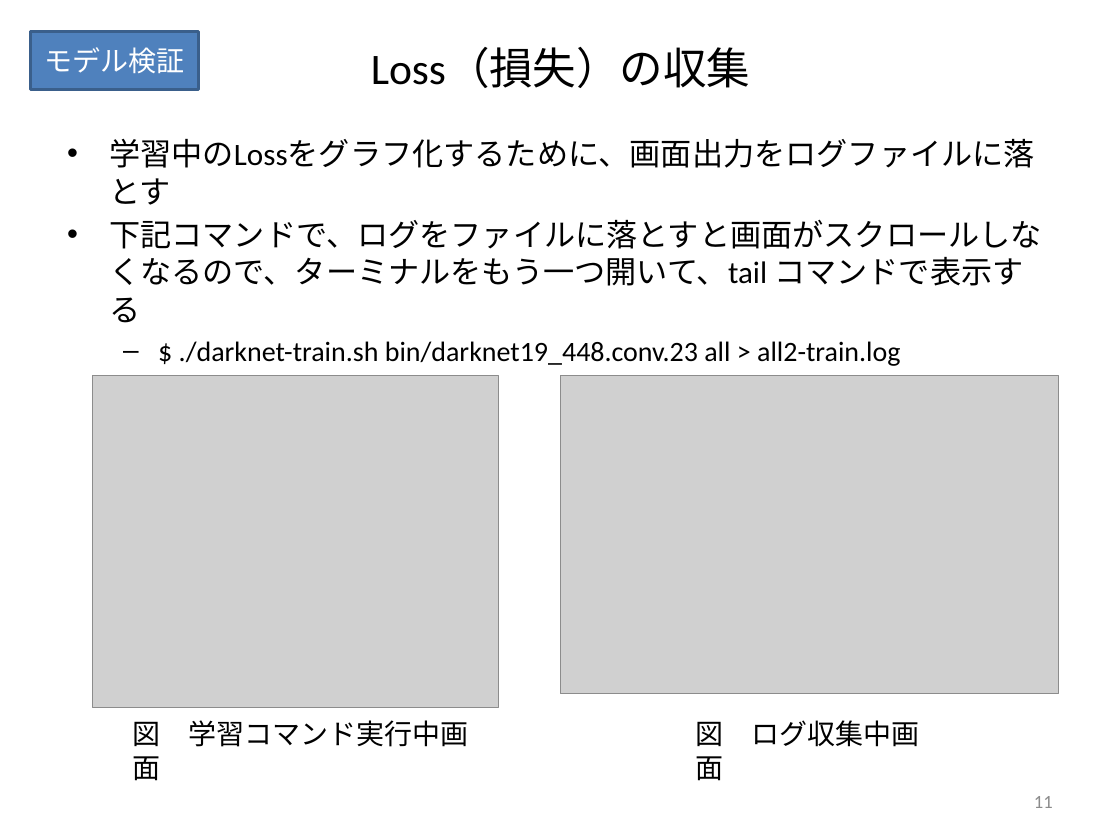
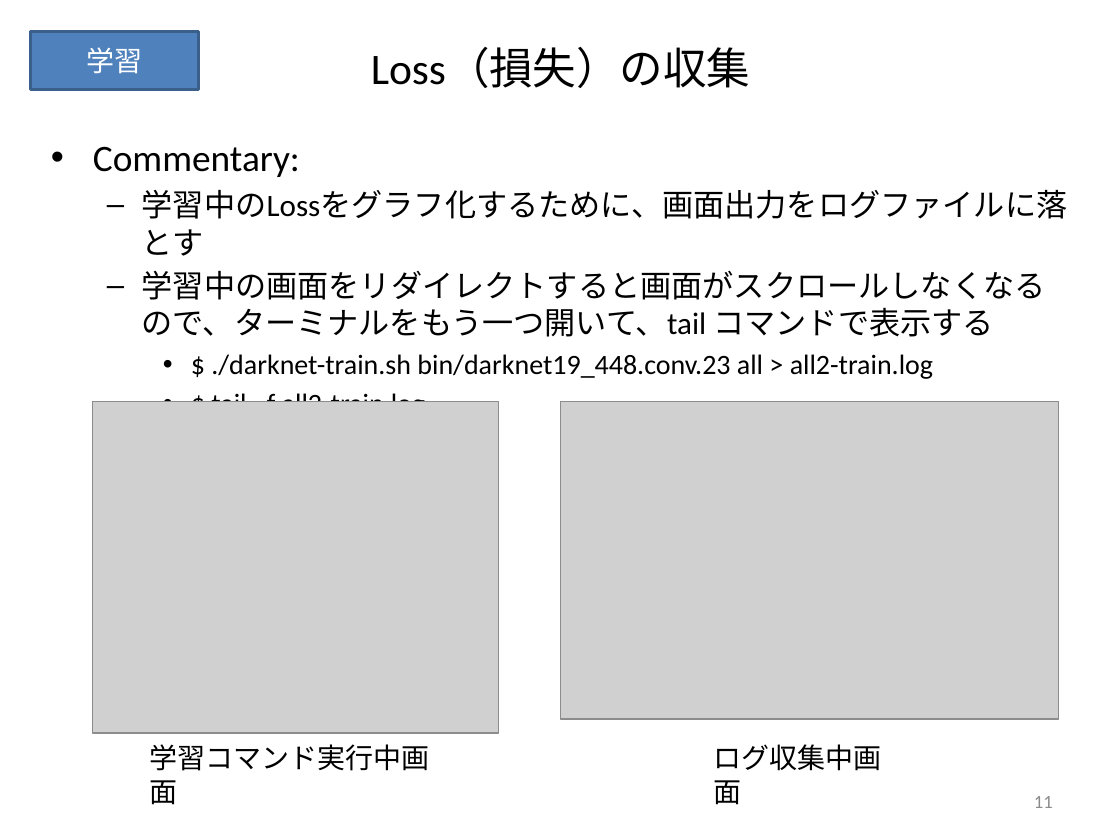
Before and after one commit to keides2/android-yolo-v2, a slide deck: slide 11 of docs/[PPTX] ごみ分別人工知能スマホアプリ作成手順.pptx. Drawn at 1120x840 pixels with LibreOffice and Linux fonts; fonts in the diff are those of the drawing; grey boxes stand for pictures. Boxes give left, top, right and bottom in pixels: in the first picture for what was removed or moved away, otherwise in the second. Text is boxed around its words. In the diff, an @@ line names an element or a change of style, - is before the commit and + after.

```diff
--- a/docs/[PPTX] ごみ分別人工知能スマホアプリ作成手順.pptx
+++ b/docs/[PPTX] ごみ分別人工知能スマホアプリ作成手順.pptx
@@ text in rectangle at box(87, 47, 143, 74): text changed @@
-モデル検証
+学習
@@ text "Commentary:": place and size @@
-text "Commentary:" at box(109, 139, 1042, 408)
+text "Commentary:" at box(93, 146, 1068, 402)
@@ text at box(93, 146, 300, 177): paragraph added @@
+• Commentary:
@@ text at box(142, 190, 1068, 402): bullet • to –; list level 1 to 2 in "学習中のLossをグラフ化するために、画面出力をログファイルに落とす"; bullet – to •; list level 2 to 3 in "$ ./darknet-train.sh bin/darknet19_448.conv.23 all > ..."; list level 2 to 3 in "$ tail –f all2-train.log" @@
@@ text at box(142, 270, 1046, 337): text changed @@
-• 下記コマンドで、ログをファイルに落とすと画面がスクロールしなくなるので、ターミナルをもう一つ開いて、tail コマンドで表示する
+  – 学習中の画面をリダイレクトすると画面がスクロールしなくなるので、ターミナルをもう一つ開いて、tail コマンドで表示する
@@ picture: place and size @@
-picture at box(93, 376, 498, 708)
+picture at box(93, 401, 498, 732)
@@ picture: place and size @@
-picture at box(560, 376, 1058, 694)
+picture at box(560, 401, 1058, 719)
@@ text at box(150, 744, 430, 771): text changed @@
-図 学習コマンド実行中画面
+学習コマンド実行中画面
@@ text at box(713, 744, 881, 805): text changed @@
-図 ログ収集中画面
+ログ収集中画面
```
Also in this commit, not shown: 3 other slides changed, 5 other files.
